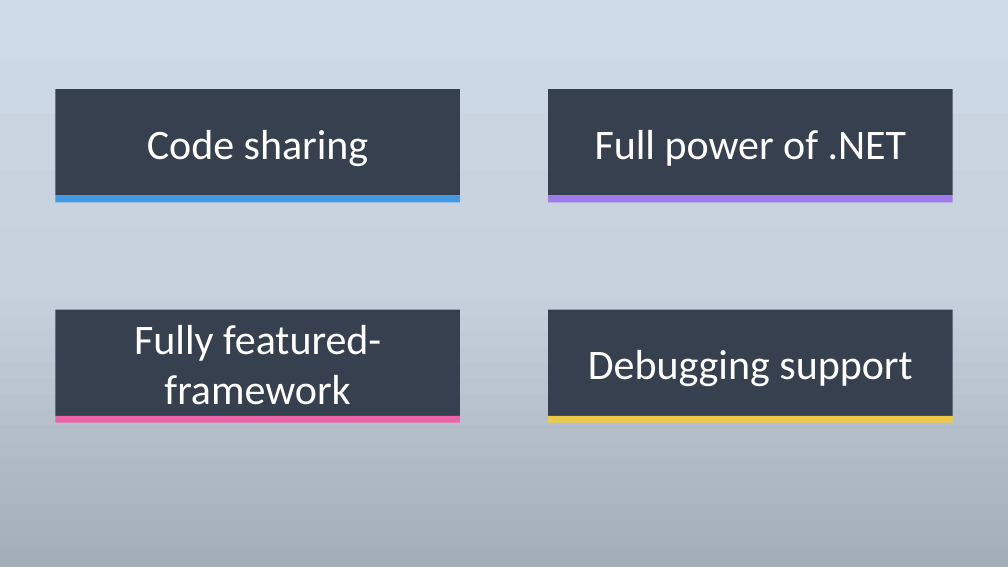
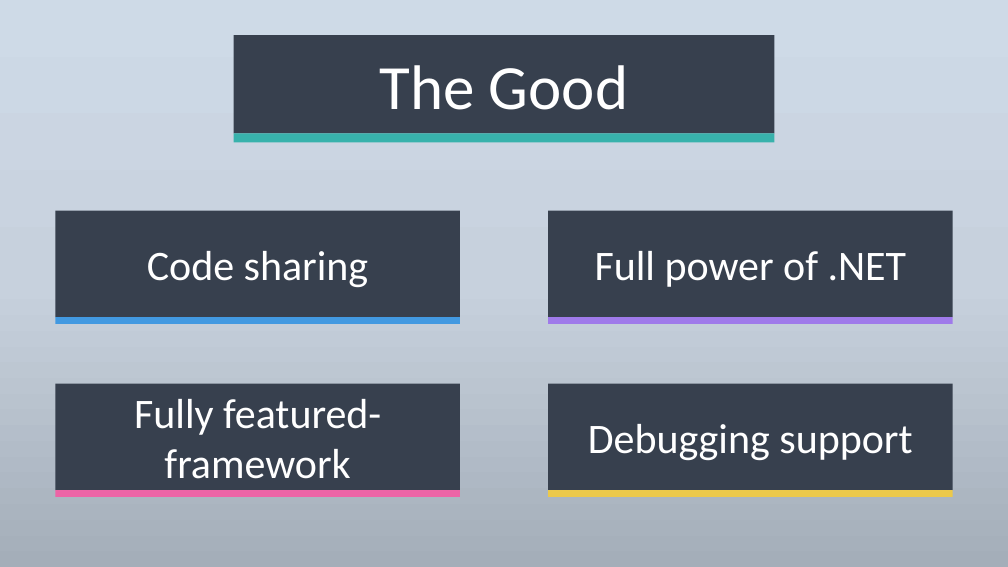
Before and after one commit to CharlesRea/blazor-presentation, a slide deck: slide 16 of Blazor.pptm (slide 15 before the commit). Drawn at 1008x567 pixels with LibreOffice and Linux fonts; fonts in the diff are those of the drawing. Boxes give left, top, right and bottom in pixels: in the first picture for what was removed or moved away, otherwise in the second. Text is boxed around its words. In the diff, an @@ line names an element or a change of style, - is before the commit and + after.

```diff
--- a/Blazor.pptm
+++ b/Blazor.pptm
@@ rounded rectangle added at <box>234,35,774,133</box>, fill #37404E, 60 pt, text #FFFFFF @@
+The Good
@@ rectangle added at <box>234,133,774,142</box>, fill #38B2AC @@
@@ 2 rounded rectangles, 2 rectangles: place and size @@
-2 rounded rectangles, 2 rectangles at <box>55,89,953,203</box>
+2 rounded rectangles, 2 rectangles at <box>55,211,953,324</box>
@@ 2 rounded rectangles, 2 rectangles: place and size @@
-2 rounded rectangles, 2 rectangles at <box>55,309,953,423</box>
+2 rounded rectangles, 2 rectangles at <box>55,384,953,497</box>
```
Also in this commit, not shown: 5 other slides changed, 1 slide added, 1 slide removed, 1 other file.
